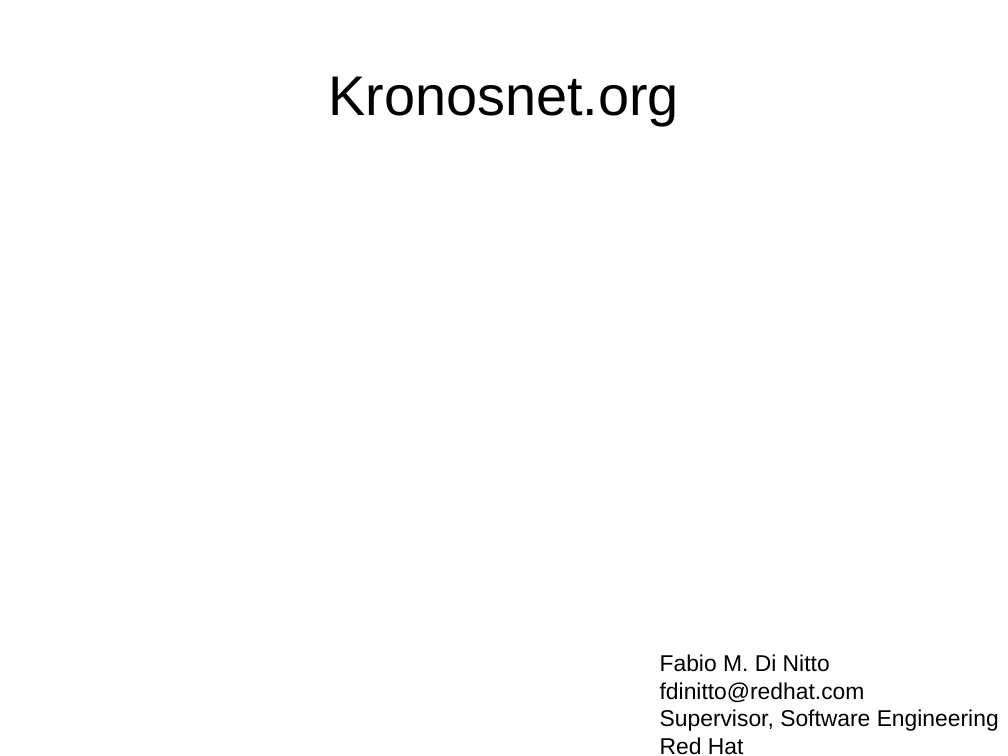
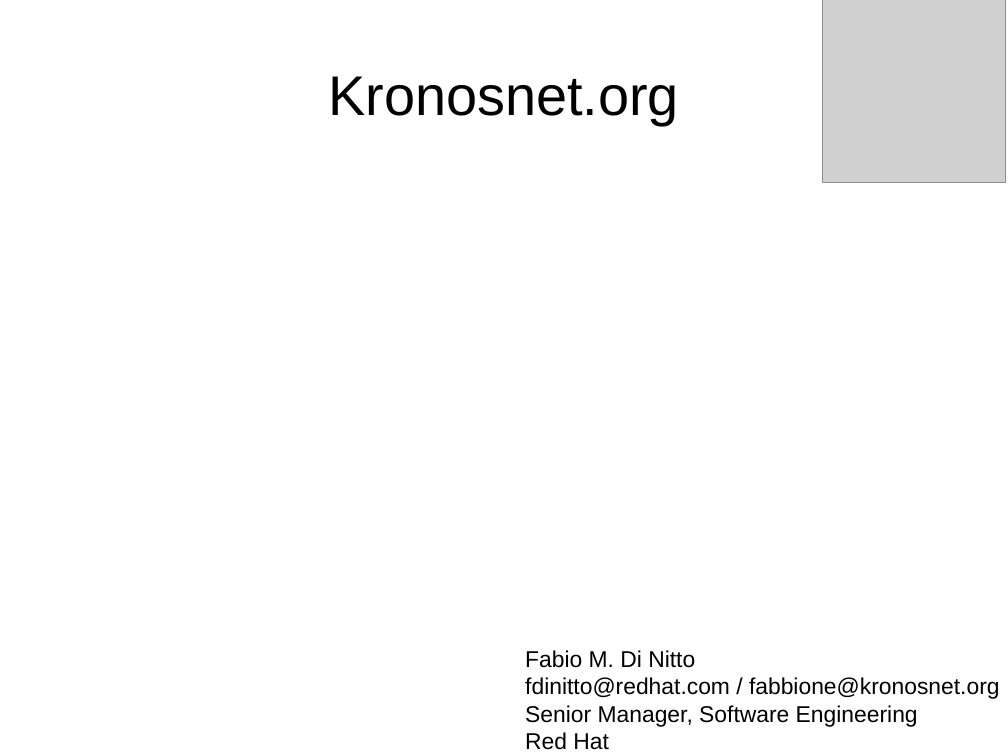
Before and after one commit to kronosnet/kronosnet, a slide deck: slide 1 of docs/kronosnet_architecture.odp. Drawn at 1008x756 pixels with LibreOffice and Linux fonts; fonts in the diff are those of the drawing; grey boxes stand for pictures. Boxes give left, top, right and bottom in pixels: in the first picture for what was removed or moved away, otherwise in the second. Text is boxed around its words. In the diff, an @@ line names an element or a change of style, - is before the commit and + after.

```diff
--- a/docs/kronosnet_architecture.odp
+++ b/docs/kronosnet_architecture.odp
@@ picture added at box(823, 0, 1006, 183) @@
@@ text "Fabio M. Di Nitto": place and size @@
-text "Fabio M. Di Nitto" at box(660, 654, 999, 755)
+text "Fabio M. Di Nitto" at box(525, 650, 1000, 750)
@@ text at box(525, 677, 1000, 727): text changed @@
-fdinitto@redhat.com
-Supervisor, Software Engineering
+fdinitto@redhat.com / fabbione@kronosnet.org
+Senior Manager, Software Engineering
```
Also in this commit, not shown: 6 other slides changed, 1 slide added, 1 slide removed.
